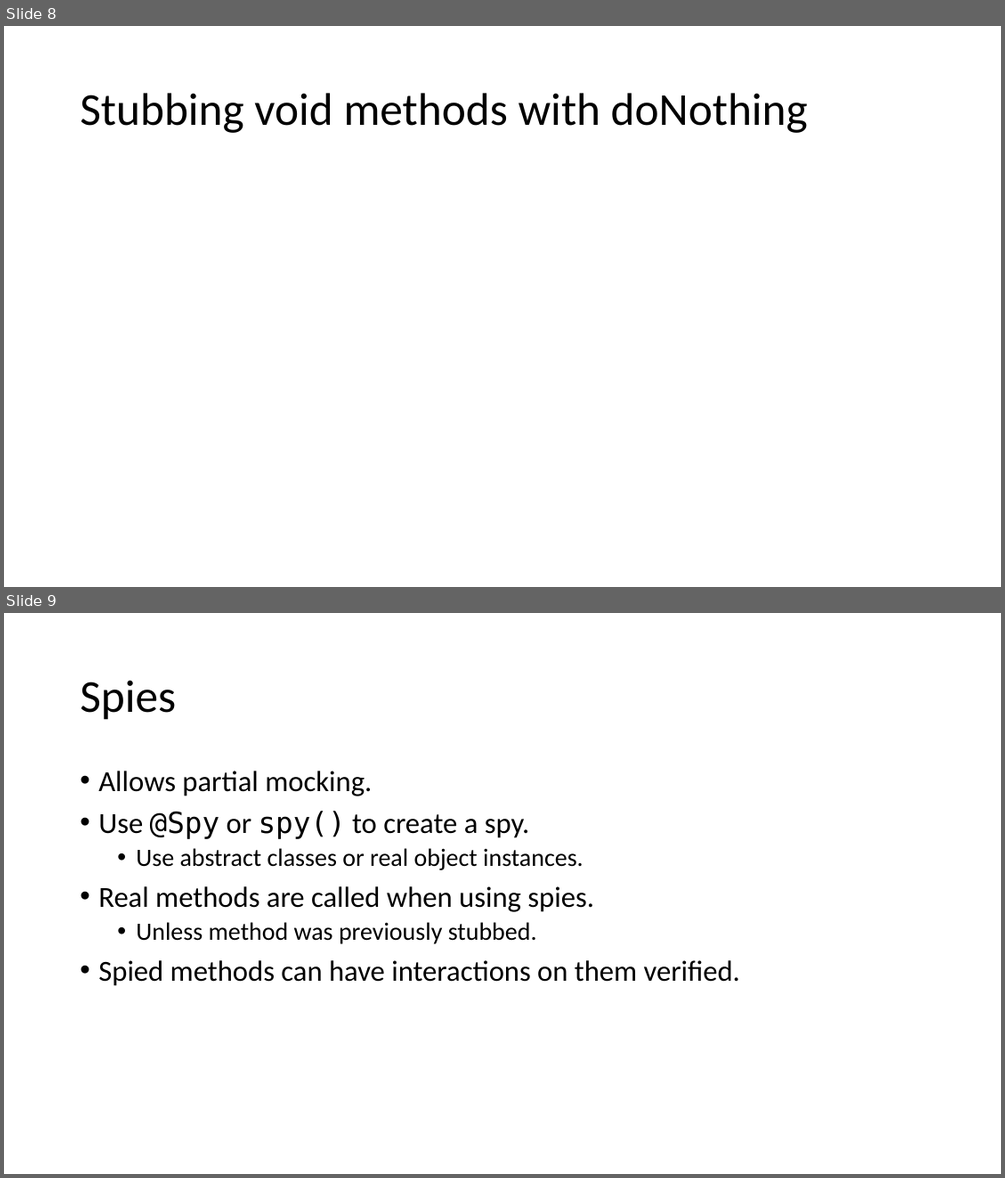
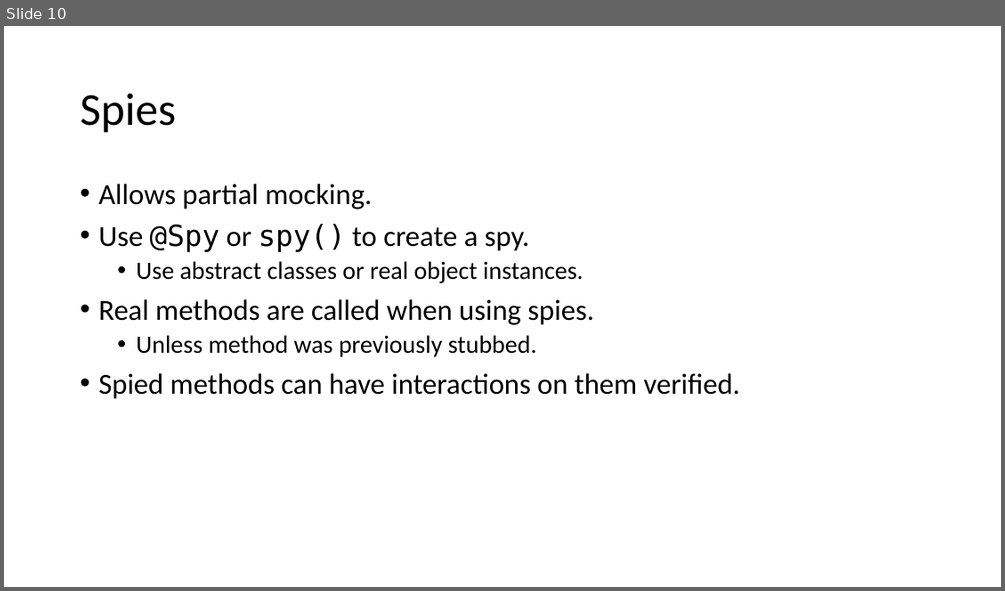
Before and after one commit to cebartling/test-driven, a slide deck: presentations/Introduction to Mockito.pptx. Shown one above the other, each under a label of ours: slides 8 and 9 before the commit, slide 10 after it. The pictures are 1005x1178 and 1005x591 pixels, drawn with LibreOffice and Linux fonts; fonts in the diff are those of the drawing. Boxes give left, top, right and bottom in pixels: in the first picture for what was removed or moved away, otherwise in the second. Text is boxed around its words. In the diff, an @@ line names an element or a change of style, - is before the commit and + after.

```diff
--- a/presentations/Introduction to Mockito.pptx
+++ b/presentations/Introduction to Mockito.pptx
@@ slide 8 removed at bbox=[4, 26, 1001, 587], background #FFFFFF @@
@@ title removed at bbox=[80, 93, 808, 133] @@
-Stubbing void methods with doNothing
@@ what was slide 9 is now slide 10 @@
```
Also in this commit, not shown: 3 slides changed, 3 slides added, 1 other slide removed.
